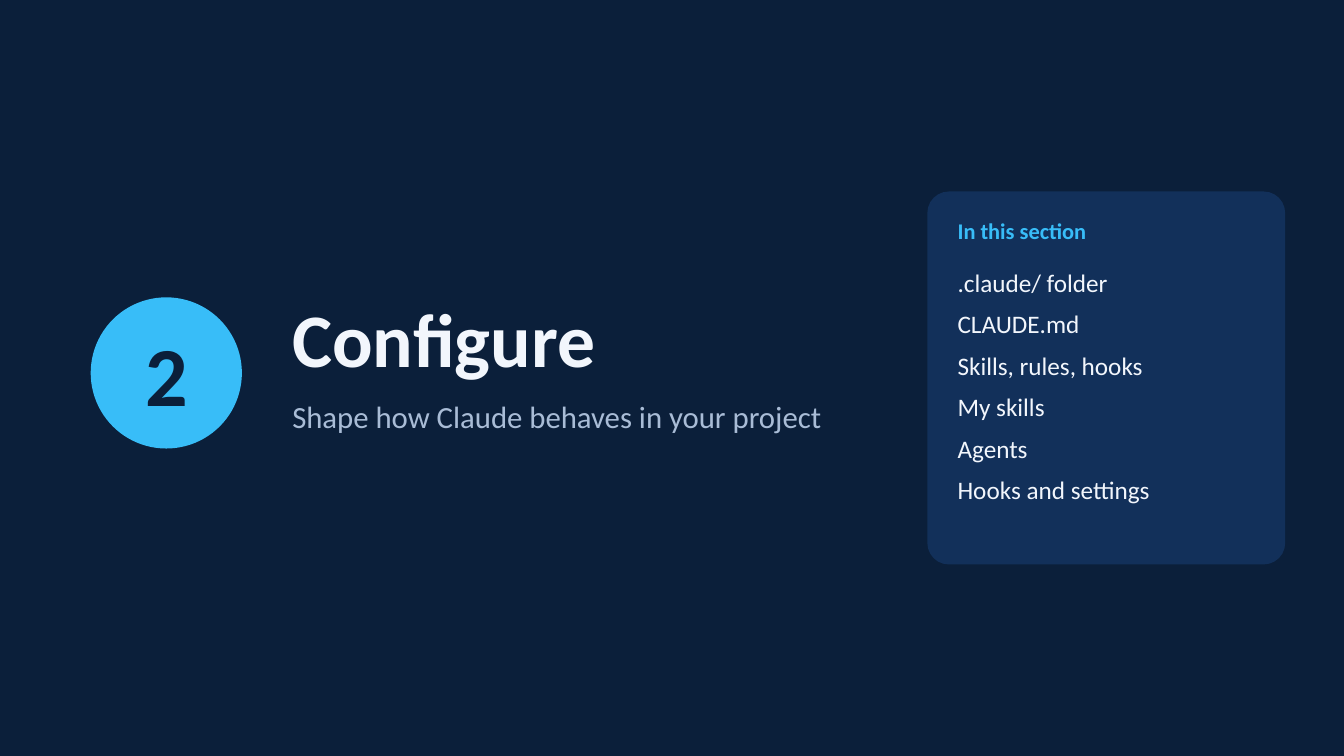
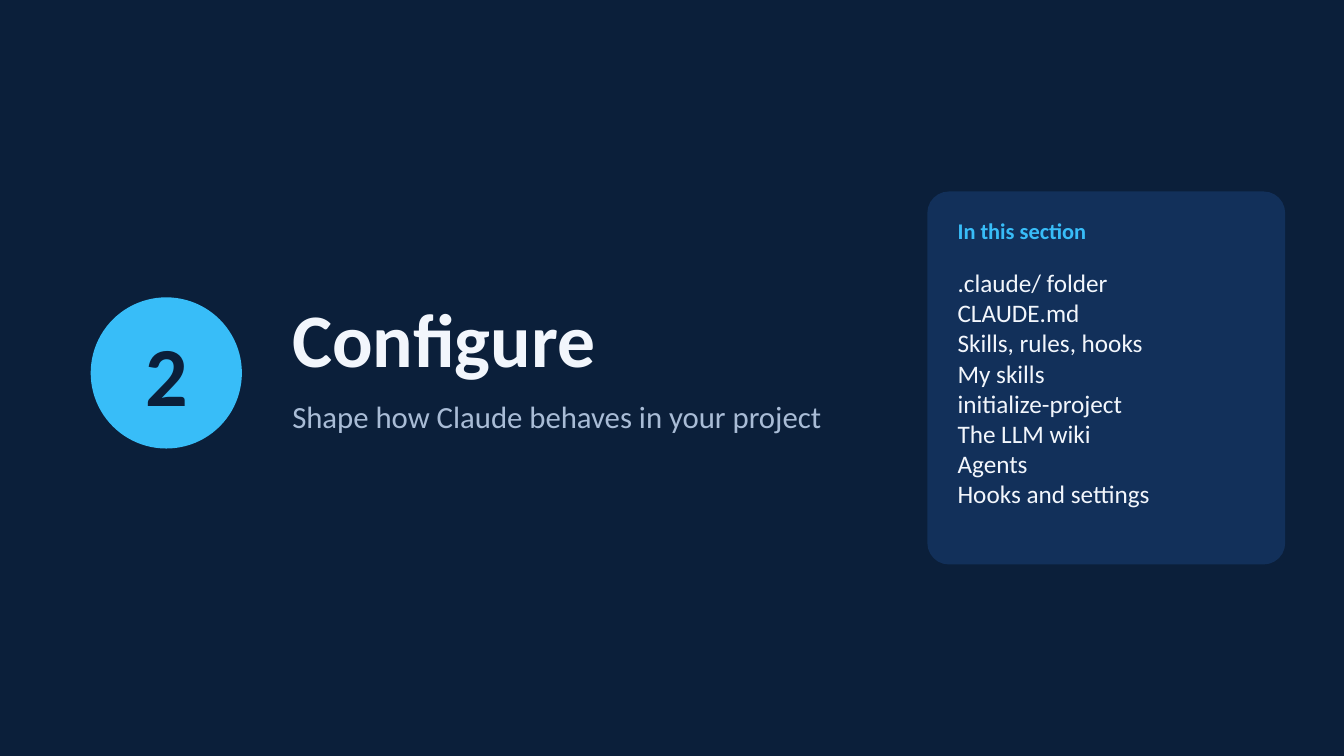
Before and after one commit to HinePo/ai-agent-learning-path, a slide deck: slide 8 of resources/claude_code_vscode_tricks.pptx. Drawn at 1344x756 pixels with LibreOffice and Linux fonts; fonts in the diff are those of the drawing. Boxes give left, top, right and bottom in pixels: in the first picture for what was removed or moved away, otherwise in the second. Text is boxed around its words. In the diff, an @@ line names an element or a change of style, - is before the commit and + after.

```diff
--- a/resources/claude_code_vscode_tricks.pptx
+++ b/resources/claude_code_vscode_tricks.pptx
@@ text at bbox=[958, 304, 1150, 508]: less space between paragraphs @@
@@ text at bbox=[958, 395, 1122, 443]: paragraphs added @@
+initialize-project
+The LLM wiki
```
Also in this commit, not shown: 14 other slides changed, 3 slides added, 2 other files.
